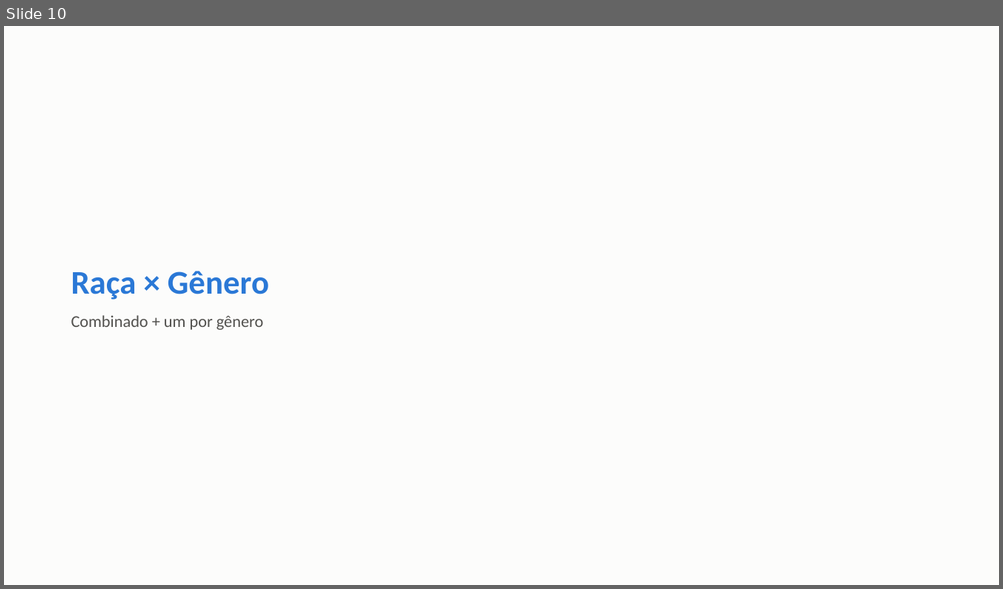
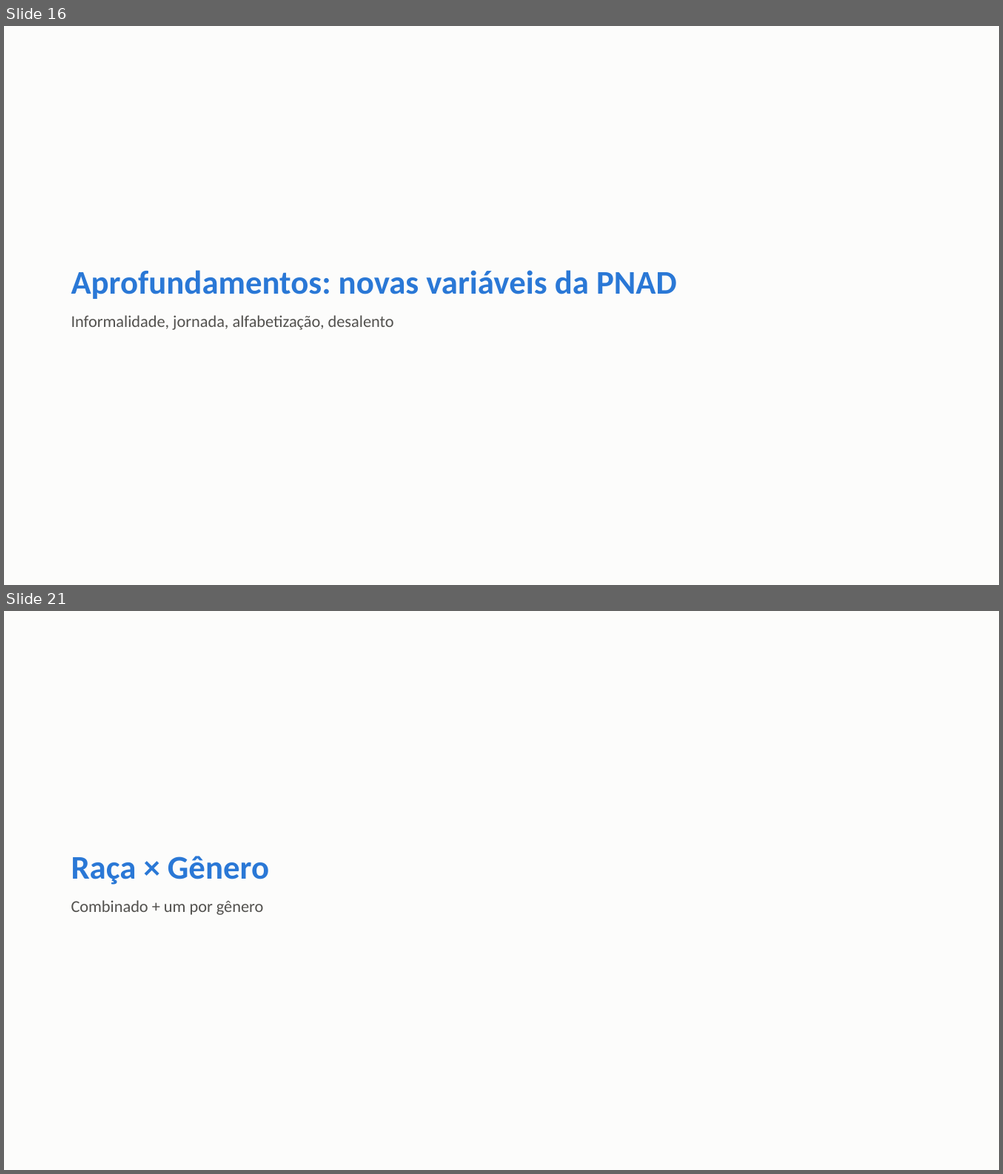
Before and after one commit to FelipeSantanaJ/Hub-Racial-Brasil, a slide deck: docs/Datahub_Racial_Brasil_Fase1.pptx. Shown one above the other, each under a label of ours: slide 10 before the commit, slides 16 and 21 after it; the slides between them are not shown. The pictures are 1003x589 and 1003x1174 pixels, drawn with LibreOffice and Linux fonts; fonts in the diff are those of the drawing. Boxes give left, top, right and bottom in pixels: in the first picture for what was removed or moved away, otherwise in the second. Text is boxed around its words. In the diff, an @@ line names an element or a change of style, - is before the commit and + after.

Commit message:
Aprofunda a Fase 1: Oaxaca-Blinder, hiato regional, segregação, quebra estrutural
Aplica teste de significância formal ao resíduo da decomposição do hiato
Branca-Negra via regressão (Oaxaca-Blinder + RIF por quantil, novas funções
em pnadc_core.py, validadas com dado sintético) — resíduo de +22% (p<0,001),
convergindo com os 24% da padronização direta. Descobre um padrão em U: o
hiato residual é menor na mediana (~15%) e maior na base (~31%) e no topo
(~36%) da distribuição de renda.

Adiciona: hiato racial por Região (Welch), índice de segregação ocupacional
de Duncan, teste de quebra estrutural (tipo Chow) nos 3 eventos já mapeados
(reforma trabalhista, reforma da previdência, recessão 2015-16) — os 3
significativos. Traz 4 variáveis novas da PNAD: informalidade/carteira
assinada, renda por hora (mostra que o hiato não vem de jornada menor),
alfabetização (60+) e desalento entre quem está fora da força de trabalho.

Corrige um bug real de decodificação (VD4009 zero-padded, dava NULL
silencioso) e descarta frequência escolar (V3014) por cobertura amostral
não explicada (~6-8%, não bate com rotação de painel nem com V3001).

53 gráficos (era 44), apresentação com 69 slides (era 58).

```diff
--- a/docs/Datahub_Racial_Brasil_Fase1.pptx
+++ b/docs/Datahub_Racial_Brasil_Fase1.pptx
@@ slide 16 added at box(4, 26, 999, 585), background #FCFCFB @@
@@ text added at box(71, 270, 677, 330), 16 pt, text #52514E @@
+Aprofundamentos: novas variáveis da PNAD
+Informalidade, jornada, alfabetização, desalento
@@ what was slide 10 is now slide 21 @@
```
Also in this commit, not shown: 10 other slides added, 34 other files.
